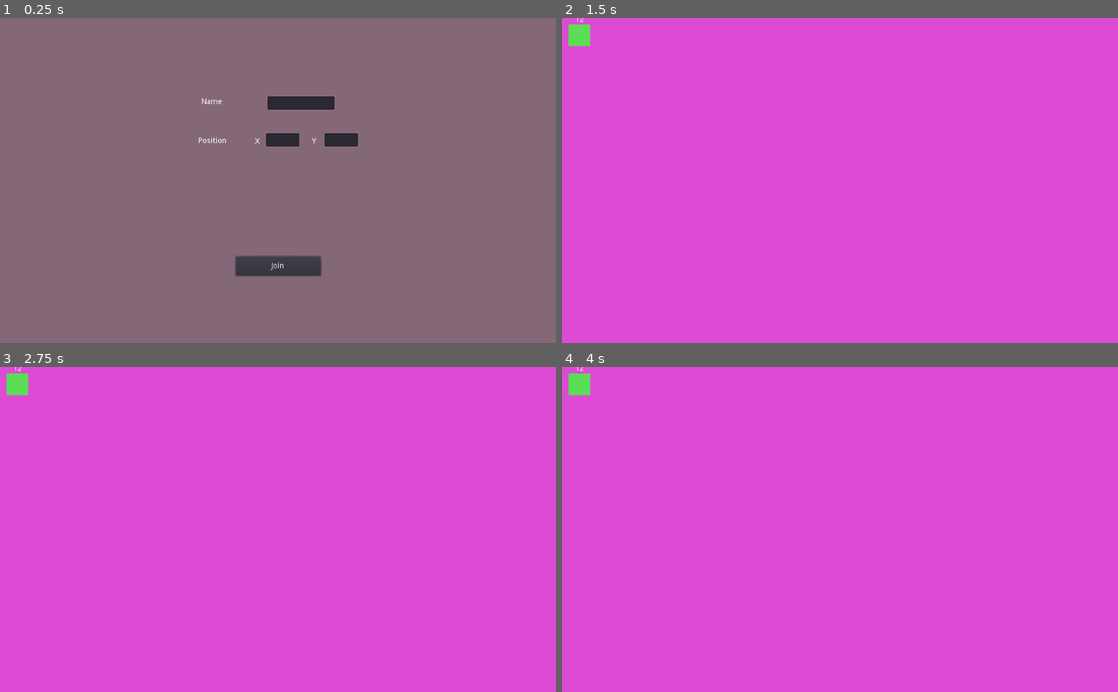
Above: before the commit, frames 1-4 (two rows, left to right).
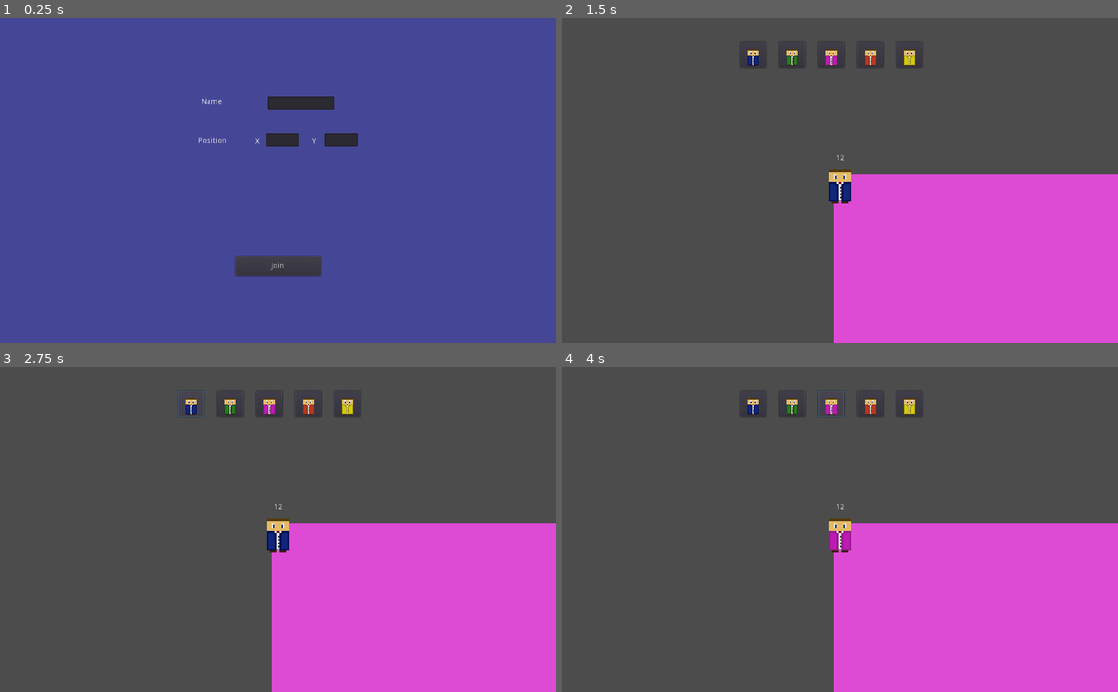
Above: after the commit, the same moments.

Repository: Eawell/Simple-server
Game: Godot game, scene res://Menu.tscn
Same seed, same stepped clock (60 frames per second), same inputs: the game is played once before the commit and once after it. The engine's default icon, where the game draws it, is replaced by a stand-in: a white triangle on a blue panel in a dark square.
Inputs (mouse positions are in pixels of both pictures, inside the frame that each line leads up to):
- Up to frame 1 (0.25 s): no input
- Up to frame 2 (1.5 s): click (862, 102) at 0.52 s; type "12" at 0.6 s; click (845, 141) at 0.75 s; type "12" at 0.83 s; click (901, 141) at 0.98 s; type "12" at 1.07 s; click "Join" at 1.25 s
- Up to frame 3 (2.75 s): click (189, 402) at 2.02 s
- Up to frame 4 (4 s): click (789, 402) at 2.77 s; click (828, 402) at 3.52 s

The runs differ from the first frame. In frame 1, 98% of the frame differs, in the area x 0-100%, y 0-100%; in frame 2, 74%; in frame 3, 74%; in frame 4, 74%.

Commit message:
Skins

Diff:
--- a/Menu.tscn
+++ b/Menu.tscn
@@ -14,7 +14,7 @@
 margin_left = -1.94385
 margin_right = 1032.06
 margin_bottom = 609.0
-color = Color( 0.52549, 0.411765, 0.47451, 1 )
+color = Color( 0.27451, 0.282353, 0.592157, 1 )
 __meta__ = {
 "_edit_use_anchors_": false
 }
@@ -64,6 +64,9 @@
 margin_top = 145.0
 margin_right = 616.0
 margin_bottom = 169.0
+__meta__ = {
+"_edit_use_anchors_": false
+}
 
 [node name="LineEdit2" type="LineEdit" parent="."]
 margin_left = 490.432
--- a/Network.gd
+++ b/Network.gd
@@ -5,6 +5,7 @@
 
 var players = {}
 var data = {"nickname" : "", "pos" : Vector2()}
+var taken = []
 
 func _ready():
 	get_tree().connect('network_peer_disconnected', self, '_on_player_disconnected')
@@ -44,8 +45,8 @@
 func _on_player_disconnected(id):
 	players.erase(id)
 
-func update_position(id, position):
-	players[id].position = position
+#func update_position(id, position):
+#	players[id].position = position
 
 #ask for info of other player
 #remote func _request_player_info(request_from_id, player_id):
--- a/Player.gd
+++ b/Player.gd
@@ -1,39 +1,64 @@
 extends KinematicBody2D
 
 var SPEED = 10.0
+var skins = ["blue", "green", "pink", "red", "yellow"]
 
 enum Direction { UP, DOWN, LEFT, RIGHT, NONE }
 
+#var my_data = Network.players[name]
+
 slave var slave_position = Vector2()
 slave var slave_movement = Direction.NONE
+slave var my_skin = ""
+
+func _ready():
+	if is_network_master():
+		$up.visible = true
+		$down.visible = true
+		$left.visible = true
+		$right.visible = true
+		for skin in skins.size():
+			if !Network.taken.has(skins[skin]):
+				$Skin.animation = skins[skin]
+				Network.taken.append(skins[skin])
+				my_skin = skins[skin]
+				for player in Network.players:
+					if player != get_tree().get_network_unique_id():
+						rset_id(player, 'my_skin', my_skin)
+				return
+	else:
+		$Skin.animation = my_skin
+		Network.taken.append(my_skin)
 
 func init(nickname, start_position, is_slave):
 	$Nickname.text = nickname
 	global_position = start_position
 	if is_slave:
-		$ColorRect.color = Color(0,0,1,1)
+		pass
 
 func _physics_process(delta):
 	var direction = Direction.NONE
 	if is_network_master():
-		if Input.is_action_pressed('ui_left'):
+		$Camera2D.current = true
+		if Input.is_action_pressed('ui_left') or $left.is_pressed():
 			direction = Direction.LEFT
-		elif Input.is_action_pressed('ui_right'):
+		elif Input.is_action_pressed('ui_right') or $right.is_pressed():
 			direction = Direction.RIGHT
-		elif Input.is_action_pressed('ui_up'):
+		elif Input.is_action_pressed('ui_up') or $up.is_pressed():
 			direction = Direction.UP
-		elif Input.is_action_pressed('ui_down'):
+		elif Input.is_action_pressed('ui_down') or $down.is_pressed():
 			direction = Direction.DOWN
-
-		rset_unreliable('slave_position', position)
-		rset('slave_movement', direction)
+		for player in Network.players:
+			if player != get_tree().get_network_unique_id():
+				rset_unreliable_id(player, 'slave_position', position)
+				rset_id(player, 'slave_movement', direction)
 		_move(direction)
 	else:
 		_move(slave_movement)
 		position = slave_position
 
-	if get_tree().is_network_server():
-		Network.update_position(int(name), position)
+	#if get_tree().is_network_server():
+	#	Network.update_position(int(name), position)
 
 func _move(direction):
 	match direction:
@@ -47,3 +72,31 @@
 			move_and_collide(Vector2(-SPEED, 0))
 		Direction.RIGHT:
 			move_and_collide(Vector2(SPEED, 0))
+
+func change_skin(colour):
+	if is_network_master():
+		if !Network.taken.has(colour):
+			$Skin.animation = colour
+			Network.taken.erase(my_skin)
+			Network.taken.append(colour)
+			my_skin = colour
+			for player in Network.players:
+				if player != get_tree().get_network_unique_id():
+					rset_id(player, 'my_skin', my_skin)
+					return
+
+
+func _on_blue_pressed():
+	change_skin("blue")
+
+func _on_green_pressed():
+	change_skin("green")
+
+func _on_pink_pressed():
+	change_skin("pink")
+
+func _on_red_pressed():
+	change_skin("red")
+
+func _on_yellow_pressed():
+	change_skin("yellow")
--- a/Player.tscn
+++ b/Player.tscn
@@ -1,24 +1,147 @@
-[gd_scene load_steps=2 format=2]
+[gd_scene load_steps=9 format=2]
 
 [ext_resource path="res://Player.gd" type="Script" id=1]
+[ext_resource path="res://icon.png" type="Texture" id=2]
+[ext_resource path="res://Sprites/Guard-red.png" type="Texture" id=3]
+[ext_resource path="res://Sprites/Guard-yellow.png" type="Texture" id=4]
+[ext_resource path="res://Sprites/Guard-pink.png" type="Texture" id=5]
+[ext_resource path="res://Sprites/Guard-green.png" type="Texture" id=6]
+[ext_resource path="res://Sprites/Guard-blue.png" type="Texture" id=7]
+
+[sub_resource type="SpriteFrames" id=1]
+animations = [ {
+"frames": [ ExtResource( 7 ) ],
+"loop": true,
+"name": "blue",
+"speed": 5.0
+}, {
+"frames": [ ExtResource( 6 ) ],
+"loop": true,
+"name": "green",
+"speed": 5.0
+}, {
+"frames": [ ExtResource( 5 ) ],
+"loop": true,
+"name": "pink",
+"speed": 5.0
+}, {
+"frames": [ ExtResource( 3 ) ],
+"loop": true,
+"name": "red",
+"speed": 5.0
+}, {
+"frames": [ ExtResource( 4 ) ],
+"loop": true,
+"name": "yellow",
+"speed": 5.0
+} ]
 
 [node name="Player" type="KinematicBody2D"]
 script = ExtResource( 1 )
 
-[node name="ColorRect" type="ColorRect" parent="."]
+[node name="Nickname" type="Label" parent="."]
+margin_left = -40.0
+margin_top = -48.0
 margin_right = 40.0
-margin_bottom = 40.0
-color = Color( 0.356863, 0.87451, 0.337255, 1 )
+margin_bottom = -34.0
+align = 1
 __meta__ = {
 "_edit_use_anchors_": false
 }
 
-[node name="Nickname" type="Label" parent="."]
-margin_left = -16.0
-margin_top = -16.0
-margin_right = 56.0
-margin_bottom = -2.0
-align = 1
+[node name="Camera2D" type="Camera2D" parent="."]
+
+[node name="up" type="TouchScreenButton" parent="."]
+position = Vector2( -408, 88 )
+normal = ExtResource( 2 )
+pressed = ExtResource( 2 )
+passby_press = true
+visibility_mode = 1
+
+[node name="right" type="TouchScreenButton" parent="."]
+position = Vector2( -344, 152 )
+normal = ExtResource( 2 )
+pressed = ExtResource( 2 )
+passby_press = true
+visibility_mode = 1
+
+[node name="down" type="TouchScreenButton" parent="."]
+position = Vector2( -408, 216 )
+normal = ExtResource( 2 )
+pressed = ExtResource( 2 )
+passby_press = true
+visibility_mode = 1
+
+[node name="left" type="TouchScreenButton" parent="."]
+position = Vector2( -472, 152 )
+normal = ExtResource( 2 )
+pressed = ExtResource( 2 )
+passby_press = true
+visibility_mode = 1
+
+[node name="Skin" type="AnimatedSprite" parent="."]
+scale = Vector2( 3, 3 )
+frames = SubResource( 1 )
+animation = "red"
+
+[node name="Selection" type="Node2D" parent="."]
+
+[node name="blue" type="Button" parent="Selection"]
+margin_left = -184.0
+margin_top = -256.0
+margin_right = -136.0
+margin_bottom = -208.0
+icon = ExtResource( 7 )
+expand_icon = true
 __meta__ = {
 "_edit_use_anchors_": false
 }
+
+[node name="green" type="Button" parent="Selection"]
+margin_left = -112.0
+margin_top = -256.0
+margin_right = -64.0
+margin_bottom = -208.0
+icon = ExtResource( 6 )
+expand_icon = true
+__meta__ = {
+"_edit_use_anchors_": false
+}
+
+[node name="pink" type="Button" parent="Selection"]
+margin_left = -40.0
+margin_top = -256.0
+margin_right = 8.0
+margin_bottom = -208.0
+icon = ExtResource( 5 )
+expand_icon = true
+__meta__ = {
+"_edit_use_anchors_": false
+}
+
+[node name="red" type="Button" parent="Selection"]
+margin_left = 32.0
+margin_top = -256.0
+margin_right = 80.0
+margin_bottom = -208.0
+icon = ExtResource( 3 )
+expand_icon = true
+__meta__ = {
+"_edit_use_anchors_": false
+}
+
+[node name="yellow" type="Button" parent="Selection"]
+margin_left = 104.0
+margin_top = -256.0
+margin_right = 152.0
+margin_bottom = -208.0
+icon = ExtResource( 4 )
+expand_icon = true
+__meta__ = {
+"_edit_use_anchors_": false
+}
+[connection signal="pressed" from="Selection/blue" to="." method="_on_blue_pressed"]
+[connection signal="pressed" from="Selection/green" to="." method="_on_green_pressed"]
+[connection signal="pressed" from="Selection/pink" to="." method="_on_pink_pressed"]
+[connection signal="pressed" from="Selection/red" to="." method="_on_red_pressed"]
+[connection signal="pressed" from="Selection/yellow" to="." method="_on_yellow_pressed"]
--- a/project.godot
+++ b/project.godot
@@ -23,6 +23,11 @@
 
 Network="*res://Network.gd"
 
+[display]
+
+window/stretch/mode="2d"
+window/stretch/aspect="keep"
+
 [rendering]
 
 environment/default_environment="res://default_env.tres"
Binary file added: Sprites/Guard-blue.png
Not shown, added: Sprites/Guard-blue.png.import
Binary file added: Sprites/Guard-green.png
Not shown, added: Sprites/Guard-green.png.import
Binary file added: Sprites/Guard-pink.png
Not shown, added: Sprites/Guard-pink.png.import
Binary file added: Sprites/Guard-red.png
Not shown, added: Sprites/Guard-red.png.import
Binary file added: Sprites/Guard-yellow.png
Not shown, added: Sprites/Guard-yellow.png.import
Not shown, added: export_presets.cfg
